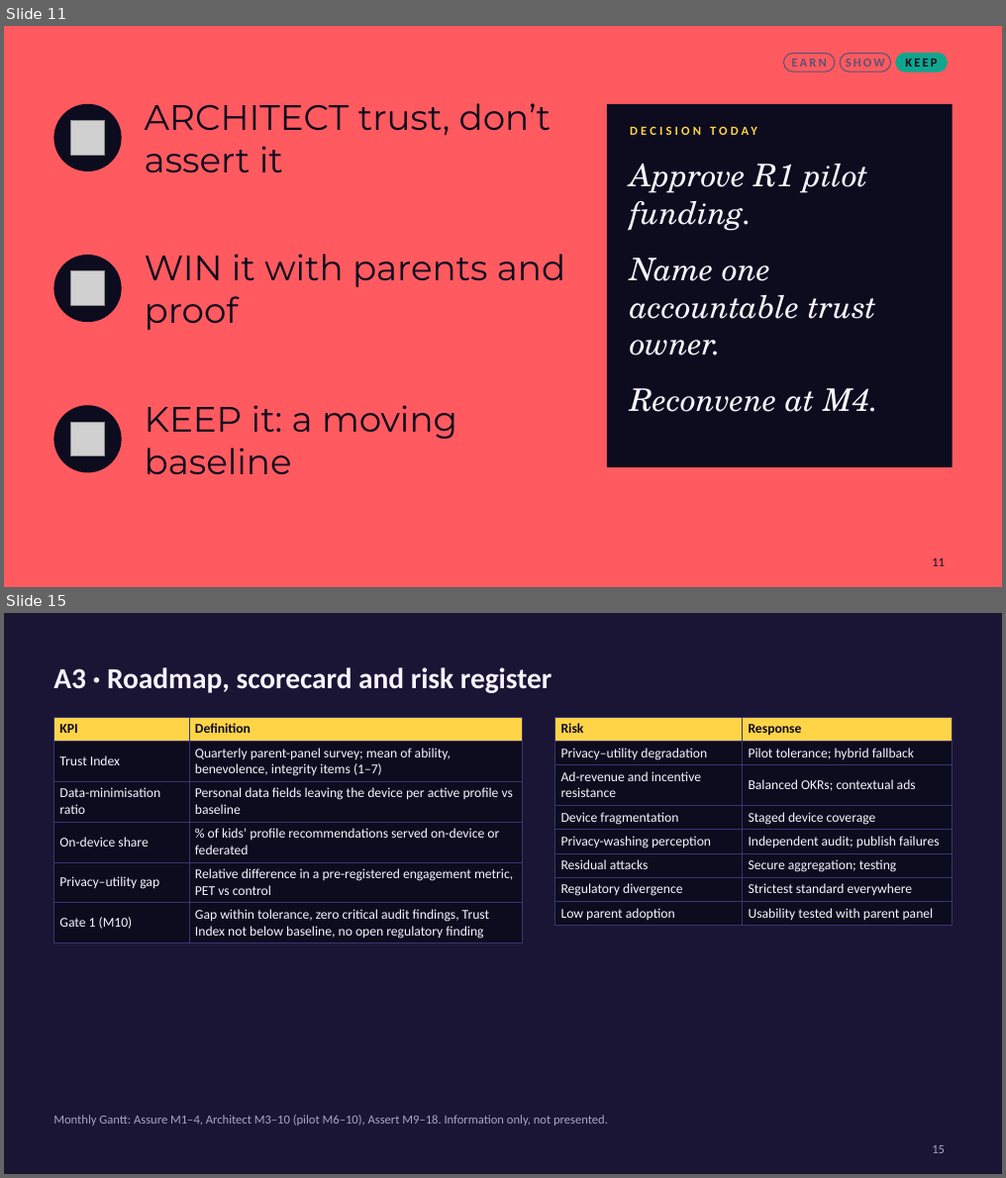
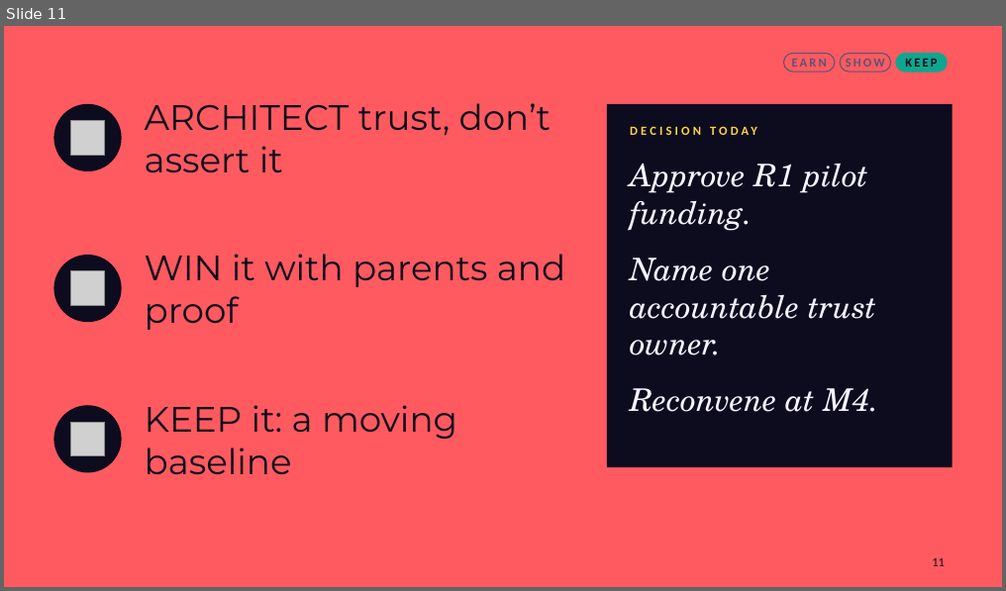
Before and after one commit to karanrg22-svg/skill, a slide deck: output/B_Creative_Visual.pptx. Shown one above the other, each under a label of ours: slides 11 and 15 before the commit, slide 11 after it; the slides between them are not shown. The pictures are 1006x1178 and 1006x591 pixels, drawn with LibreOffice and Linux fonts; fonts in the diff are those of the drawing; grey boxes stand for pictures. Boxes give left, top, right and bottom in pixels: in the first picture for what was removed or moved away, otherwise in the second. Text is boxed around its words. In the diff, an @@ line names an element or a change of style, - is before the commit and + after.

```diff
--- a/output/B_Creative_Visual.pptx
+++ b/output/B_Creative_Visual.pptx
@@ slide 15 removed at bbox=[4, 613, 1002, 1174], background #1A1535 @@
@@ text removed at bbox=[54, 667, 551, 693] @@
-A3 · Roadmap, scorecard and risk register
@@ table removed at bbox=[54, 717, 522, 943], 6 rows, 2 columns @@
-KPI | Definition
-Trust Index | Quarterly parent-panel survey; mean of ability, benevolence, integrity items (1–7)
-Data-minimisation ratio | Personal data fields leaving the device per active profile vs baseline
-On-device share | % of kids’ profile recommendations served on-device or federated
-Privacy–utility gap | Relative difference in a pre-registered engagement metric, PET vs control
-Gate 1 (M10) | Gap within tolerance, zero critical audit findings, Trust Index not below baseline, no open regulatory finding
@@ table removed at bbox=[555, 717, 952, 925], 8 rows, 2 columns @@
-Risk | Response
-Privacy–utility degradation | Pilot tolerance; hybrid fallback
-Ad-revenue and incentive resistance | Balanced OKRs; contextual ads
-Device fragmentation | Staged device coverage
-Privacy-washing perception | Independent audit; publish failures
-Residual attacks | Secure aggregation; testing
-Regulatory divergence | Strictest standard everywhere
-Low parent adoption | Usability tested with parent panel
@@ text removed at bbox=[54, 1115, 608, 1126] @@
-Monthly Gantt: Assure M1–4, Architect M3–10 (pilot M6–10), Assert M9–18. Information only, not presented.
@@ page number removed at bbox=[932, 1146, 944, 1154] @@
-15
```
Also in this commit, not shown: 2 slides changed, 3 slides added, 1 other slide removed, 1 other file.
